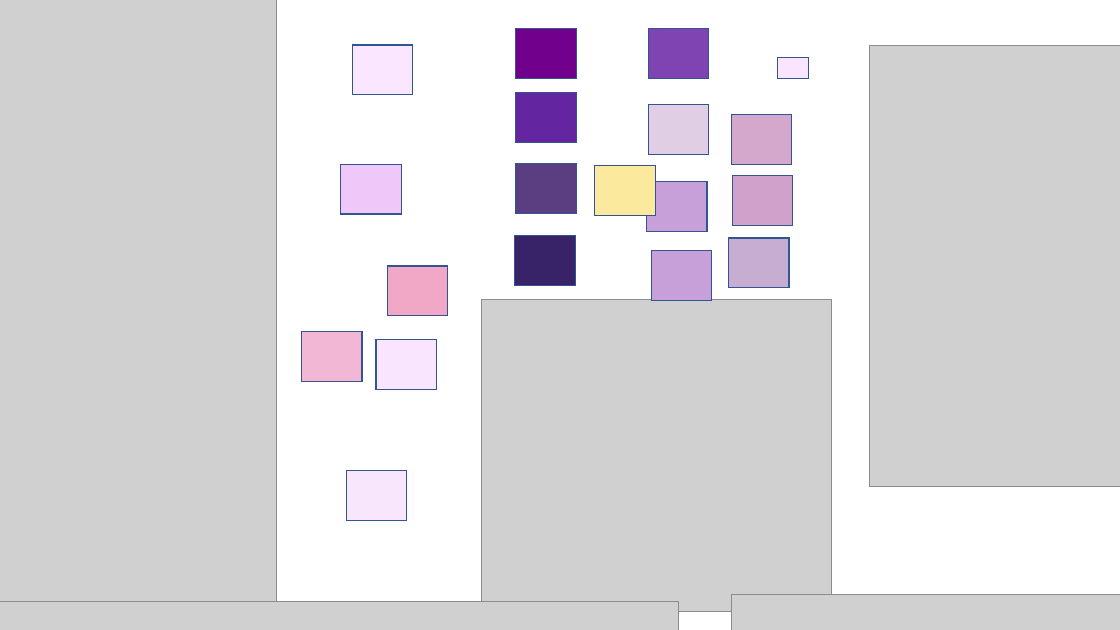
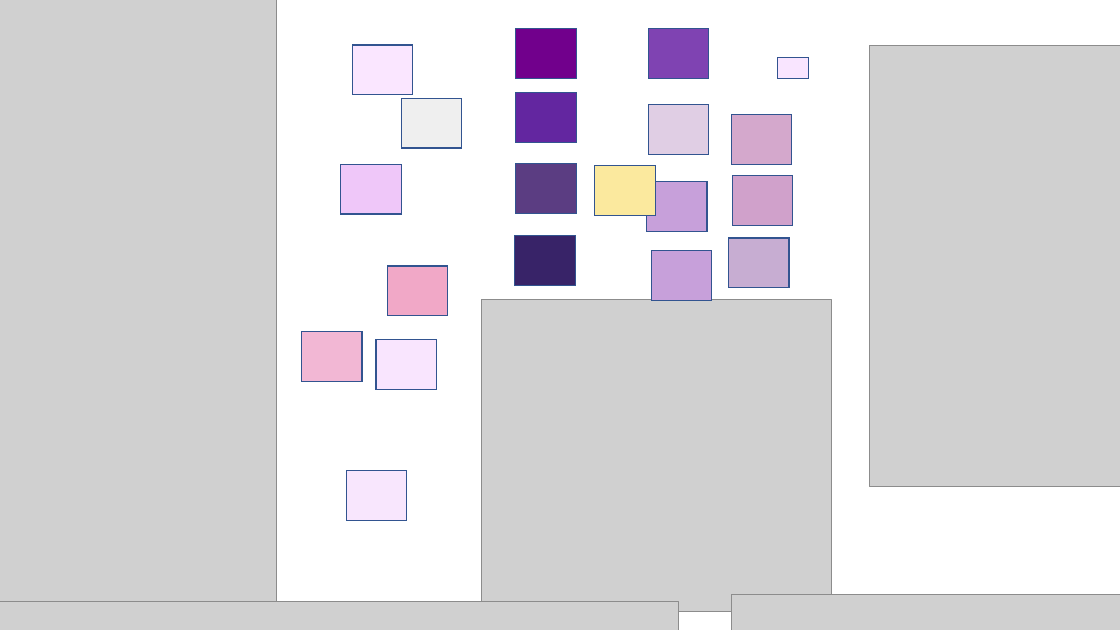
Before and after one commit to SkylabMak/SkylabMak, a slide deck: slide 1 of prepare/Presentation1.pptx. Drawn at 1120x630 pixels with LibreOffice and Linux fonts; fonts in the diff are those of the drawing; grey boxes stand for pictures; background and template pictures are left out. Boxes give left, top, right and bottom in pixels: in the first picture for what was removed or moved away, otherwise in the second. Text is boxed around its words. In the diff, an @@ line names an element or a change of style, - is before the commit and + after.

```diff
--- a/prepare/Presentation1.pptx
+++ b/prepare/Presentation1.pptx
@@ rectangle added at box(402, 98, 462, 148), fill #EFEFEF, outline #325491 1 pt @@
```
Also in this commit, not shown: 4 other files.
